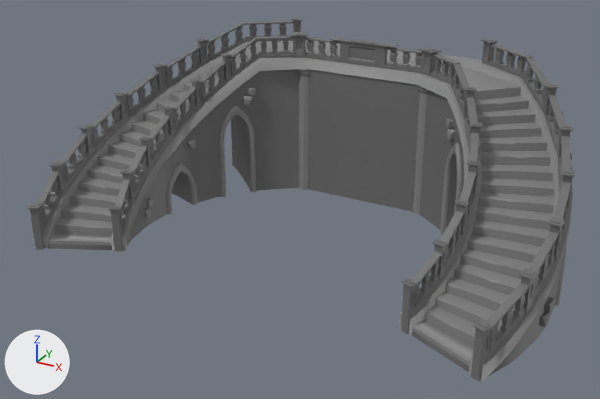
A saved change to the FBX model Assets/Bluebeard/3D Models/RoundEntranceStepsAsset.fbx.
Camera for both pictures: a camera (50 mm lens) standing at (10.91, -19.51, 11.66) and looking at (-0.55, 1.32, 1.24). Lighting does not change. The marker at lower left points along +X, +Y and +Z. Vertices at the same position are counted once.
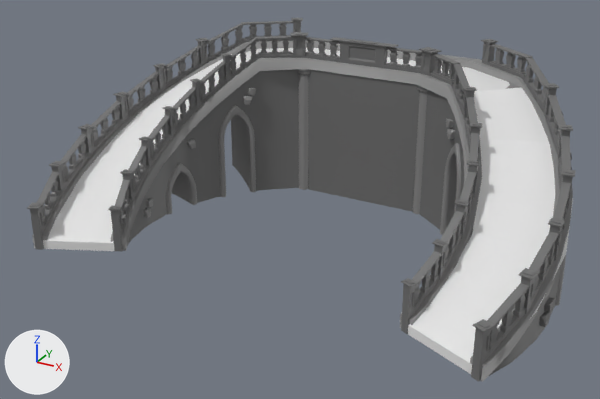
Pixel boxes [x1, y1, x2, y2] of what changed, in the pictures (600 x 399 px):
'Cube.070', added
    after: [43, 48, 573, 374]
part 1 of me_cube_063, deleted
    before: [48, 48, 556, 366]

What changed in the scene script:
```text
Change me_cube_063:
    used by ob_cube_062; location = (-0.17, -19.24, -1.71)
    remove me_cube_063.from_pydata(...)  # 40453 vertices, 38712 faces; spans x -7.9..7.9, y 15.7..26.5, z 0.0..7.3
    add me_cube_063.from_pydata(...)  # 39969 vertices, 38372 faces; spans x -7.9..7.9, y 15.7..26.5, z 0.0..7.3
    me_cube_063 part 1: 484 vertices removed from x -7.4..7.4, y 16.0..25.1, z 1.9..6.3
Add me_cube_072:
    me_cube_072.from_pydata(...)  # 34 vertices, 16 faces; spans x -7.9..7.9, y -3.4..7.0, z 0.0..4.6
Add ob_cube_070:
    ob_cube_070 = bpy.data.objects.new('Cube.070', me_cube_072)
    ob_cube_070.location = (-0.16, 0.0, 0.0)
```
